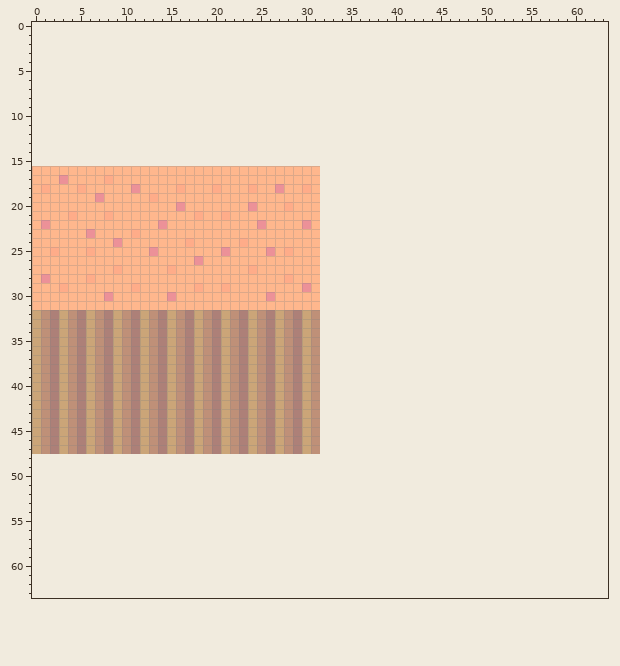
Two versions of one pixel-art sprite, Assets/Textures/Tree3.png. Above, as it was before the edit.
The file is 32x32 pixels. The old version is drawn lined up with the new one, on the new canvas.
Once edited:
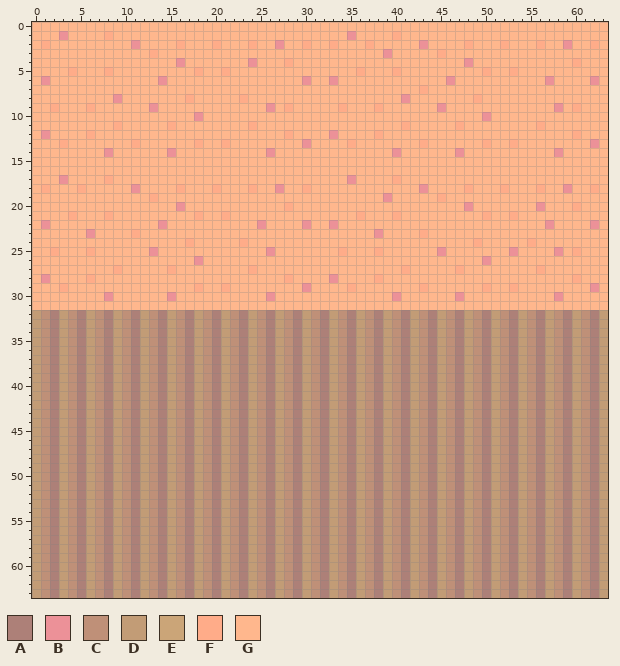
Palette (. is transparent): A #ad8078  B #ec9198  C #bf9078  D #c29c76  E #cba578  F #ffac89  G #ffb78d
From old to new:
canvas 32x32 -> 64x64, the old top-left corner now at 0,16
Changed rows in their new state; - is an unchanged pixel.
first column x 0:
 0 GGGGGGGGGGGGGGGGGGGGGGGGGGGGGGGGGGGGGGGGGGGGGGGGGGGGGGGGGGGGGGGG
 1 GGGBGGGGFGGGGGGGGGGGGGGGGGGGGGGGGGGBGGGGFGGGGGGGGGGGGGGGGGGGGGGG
 2 GFGGGGGGGGGBGGGGFGGGFGGGFGGBGGFGGFGGGFGGGGGBGGGGFGGGFGGGFGGBGGFG
 3 GGGGGGGGGGGGGFGGGGGGGGGGGGGGGGGGGGGGGGGBGGGGGFGGGGGGGGGGGGGGGGGG
 4 GGGGGGGGGGGGGGGGBGGGGGGGBGGGFGGGGGGGGGGGGGGGGGGGBGGGGGGGGGGGFGGG
 5 GGGGFGGGFGGGGGGGGGFGGFGGGGGGGGGGGGGGFGGGFGGGGGGGGGFGGFGGGGGGGGGG
 6 GBGGGGGGGGGGGGBGGGGGGGGGGGGGGGBGGBGGGGGGGGGGGGBGGGGGGGGGGBGGGGBG
 7 GGGGGGGGGGGGGGGGGGGGGGGGGGGGGGGGGGGGGGGGGGGFGGGGGGGGGGGGGGGGGGGG
 8 GGGGGGGGGBGGGGGGGFGGGGGFGGGGGGGGGGGGGGGGGBGGGGGGGFGGGGGGGGGGGGGG
 9 GGFGGGFGGGGGGBGGGGGGGGGGGGBGFGGGGGFGGGFGGGGGGBGGGGGGGGGGGGBGFGGG
10 GGGGGGGGGGGGGGGGGGBGGGGGGGGGGGGGGGGGGGGGGGGGGGGGGGBGGGGGGGGGGGGG
11 GGGGGGGGGFGGGGGFGGGGGGGGFGGGGGGGGGGGGGGGGFGGGGGFGGGGGGGGFGGGGGGG
12 GBGGGGFGGGGGGGGGGGGGGGGGGGGGFGGGGBGGGGFGGGGGGGGGGGGGGGGGGGGGFGGG
13 GGGFGGGGGGGFGGGGGGFGGFGGGGGGGGBGGGGFGGGGGGGFGGGGGGFGGFGGGGGGGGBG
14 GGGGGGGGBGGGGGGBGGGGGGGGGGBGGGGGGGGGGGGGBGGGGGGBGGGGGGGGGGBGGGGG
15 GGGGGGGGGGGGGGGGGGGGGGGGGGGGGGGGGGGGGGGGGGGGGGGGGGGGGGGGGGGGGGGG
16 --------------------------------GGGGGGGGGGGGGGGGGGGGGGGGGGGGGGGG
17 --------------------------------GGGBGGGGFGGGGGGGGGGGGGGGGGGGGGGG
18 --------------------------------GGGGGGGGGGGBGGGGFGGGFGGGFGGBGGFG
19 -------G------------------------GGGGGGGBGGGGGFGGGGGGGGGGGGGGGGGG
20 ------------------------G-------GGGGGGGGGGGGGGGGBGGGGGGGBGGGFGGG
21 --------------------------------GGGGFGGGFGGGGGGGGGFGGFGGGGGGGGGG
22 --------------------------------GBGGGGGGGGGGGGGGGGGGGGGGGBGGGGBG
23 --------------------------------GGGGGGBGGGGFGGGGGGGGGGGGGGGGGGGG
24 ---------G----------------------GGGGGGGGGGGGGGGGGFGGGGGFGGGGGGGG
25 ---------------------G------G---GGFGGGFGGGGGGBGGGGGGGBGGGGBGFGGG
26 --------------------------------GGGGGGGGGGGGGGGGGGBGGGGGGGGGGGGG
27 --------------------------------GGGGGGGGGFGGGGGFGGGGGGGGFGGGGGGG
28 --------------------------------GBGGGGFGGGGGGGGGGGGGGGGGGGGGFGGG
29 -----------G--------------------GGGFGGGGGGGFGGGGGGFGGFGGGGGGGGBG
30 --------------------------------GGGGGGGGBGGGGGGBGGGGGGGGGGBGGGGG
31 --------------------------------GGGGGGGGGGGGGGGGGGGGGGGGGGGGGGGG
32 D--D--D--D--D--D--D--D--D--D--D-ADCADCADCADCADCADCADCADCADCADCAD
33 D--D--D--D--D--D--D--D--D--D--D-ADCADCADCADCADCADCADCADCADCADCAD
34 D--D--D--D--D--D--D--D--D--D--D-ADCADCADCADCADCADCADCADCADCADCAD
35 D--D--D--D--D--D--D--D--D--D--D-ADCADCADCADCADCADCADCADCADCADCAD
36 D--D--D--D--D--D--D--D--D--D--D-ADCADCADCADCADCADCADCADCADCADCAD
37 D--D--D--D--D--D--D--D--D--D--D-ADCADCADCADCADCADCADCADCADCADCAD
38 D--D--D--D--D--D--D--D--D--D--D-ADCADCADCADCADCADCADCADCADCADCAD
39 D--D--D--D--D--D--D--D--D--D--D-ADCADCADCADCADCADCADCADCADCADCAD
40 D--D--D--D--D--D--D--D--D--D--D-ADCADCADCADCADCADCADCADCADCADCAD
41 D--D--D--D--D--D--D--D--D--D--D-ADCADCADCADCADCADCADCADCADCADCAD
42 D--D--D--D--D--D--D--D--D--D--D-ADCADCADCADCADCADCADCADCADCADCAD
43 D--D--D--D--D--D--D--D--D--D--D-ADCADCADCADCADCADCADCADCADCADCAD
44 D--D--D--D--D--D--D--D--D--D--D-ADCADCADCADCADCADCADCADCADCADCAD
45 D--D--D--D--D--D--D--D--D--D--D-ADCADCADCADCADCADCADCADCADCADCAD
46 D--D--D--D--D--D--D--D--D--D--D-ADCADCADCADCADCADCADCADCADCADCAD
47 D--D--D--D--D--D--D--D--D--D--D-ADCADCADCADCADCADCADCADCADCADCAD
48 DCADCADCADCADCADCADCADCADCADCADCADCADCADCADCADCADCADCADCADCADCAD
49 DCADCADCADCADCADCADCADCADCADCADCADCADCADCADCADCADCADCADCADCADCAD
50 DCADCADCADCADCADCADCADCADCADCADCADCADCADCADCADCADCADCADCADCADCAD
51 DCADCADCADCADCADCADCADCADCADCADCADCADCADCADCADCADCADCADCADCADCAD
52 DCADCADCADCADCADCADCADCADCADCADCADCADCADCADCADCADCADCADCADCADCAD
53 DCADCADCADCADCADCADCADCADCADCADCADCADCADCADCADCADCADCADCADCADCAD
54 DCADCADCADCADCADCADCADCADCADCADCADCADCADCADCADCADCADCADCADCADCAD
55 DCADCADCADCADCADCADCADCADCADCADCADCADCADCADCADCADCADCADCADCADCAD
56 DCADCADCADCADCADCADCADCADCADCADCADCADCADCADCADCADCADCADCADCADCAD
57 DCADCADCADCADCADCADCADCADCADCADCADCADCADCADCADCADCADCADCADCADCAD
58 DCADCADCADCADCADCADCADCADCADCADCADCADCADCADCADCADCADCADCADCADCAD
59 DCADCADCADCADCADCADCADCADCADCADCADCADCADCADCADCADCADCADCADCADCAD
60 DCADCADCADCADCADCADCADCADCADCADCADCADCADCADCADCADCADCADCADCADCAD
61 DCADCADCADCADCADCADCADCADCADCADCADCADCADCADCADCADCADCADCADCADCAD
62 DCADCADCADCADCADCADCADCADCADCADCADCADCADCADCADCADCADCADCADCADCAD
63 DCADCADCADCADCADCADCADCADCADCADCADCADCADCADCADCADCADCADCADCADCAD
